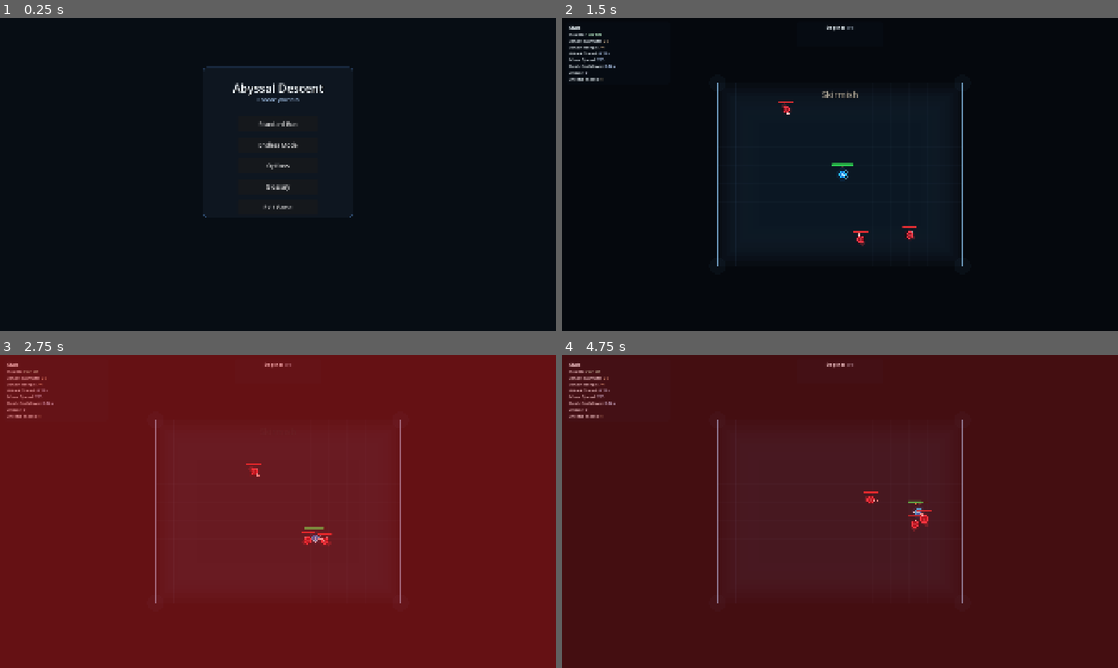
Above: before the commit, frames 1-4 (two rows, left to right).
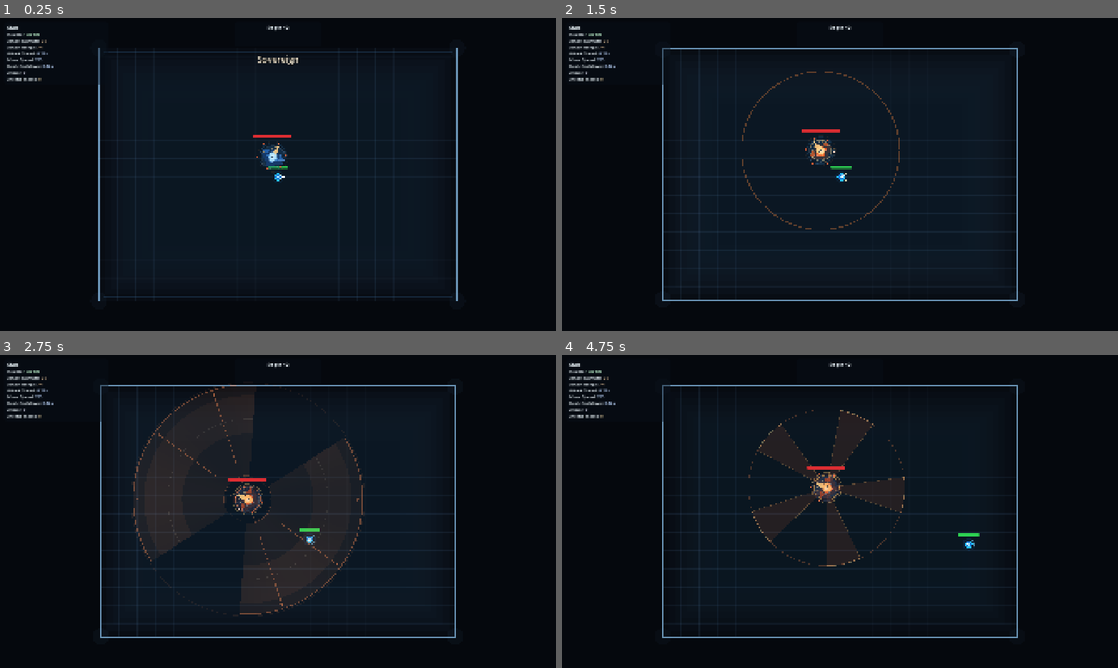
Above: after the commit, the same moments.

Repository: Excellund/AbyssalDescent
Game: Godot game, scene res://scenes/Menu.tscn
Two runs of this game, one before a commit and one after it. Both use one fixed random seed, a clock stepped at 60 frames per second and the inputs below. Sound files missing from this copy of the repository are replaced by a short silence.
Inputs (mouse positions are in pixels of both pictures, inside the frame that each line leads up to):
- Up to frame 1 (0.25 s): no input
- Up to frame 2 (1.5 s): click (840, 146) at 0.5 s, where only the run before the commit has a clickable "Endless Mode"; move the mouse to (962, 158) at 1.27 s; hold D (move_right) from 1.28 s (still down); click (962, 158) at 1.35 s
- Up to frame 3 (2.75 s): move the mouse to (166, 527) at 2.02 s; release D (move_right) at 2.03 s; hold S (move_down) from 2.03 s (still down); click (166, 527) at 2.1 s
- Up to frame 4 (4.75 s): move the mouse to (895, 442) at 2.77 s; release S (move_down) at 2.78 s; hold D (move_right) 2.78-3.53 s; tap Space (dash) at 2.85 s; click (895, 442) at 3.05 s; move the mouse to (812, 574) at 3.52 s; hold W (move_up) 3.53-4.28 s; tap E (interact) at 3.6 s; click (812, 574) at 3.8 s; move the mouse to (1006, 558) at 4.27 s; hold A (move_left) from 4.28 s (still down); click (1006, 558) at 4.35 s

The runs differ from the first frame. In frame 1, 4.7% of the frame differs, in the area x 1-83%, y 2-91%; in frame 2, 4.4%; in frame 3, 100%, in the area x 0-100%, y 0-100%; in frame 4, 100%.

Commit message:
Add delayed polar-shift pull damage and indicator

Diff:
--- a/scenes/Main.tscn
+++ b/scenes/Main.tscn
@@ -11,5 +11,6 @@
 boss_room_music = ExtResource("3_vcsgt")
 music_volume_db = -50.0
 debug_start_power_ids = PackedStringArray("razor_wind", "execution_edge")
+debug_start_encounter = 11
 
 [node name="Player" parent="." unique_id=1831438957 instance=ExtResource("1_elqb8")]
--- a/scripts/enemy_boss_2.gd
+++ b/scripts/enemy_boss_2.gd
@@ -18,7 +18,7 @@
 @export var acceleration: float = 980.0
 @export var deceleration: float = 1380.0
 @export var preferred_distance: float = 260.0
-@export var action_cooldown: float = 0.6
+@export var action_cooldown: float = 0.52
 
 @export var prism_windup: float = 0.95
 @export var prism_radius: float = 300.0
@@ -59,8 +59,12 @@
 @export var polar_shift_counter_force_mult: float = 0.56
 @export var polar_shift_anchor_radius: float = 92.0
 @export var polar_shift_anchor_force_mult: float = 0.0
-
-@export var recover_time: float = 0.48
+@export var polar_shift_pull_inner_radius: float = 160.0
+@export var polar_shift_pull_inner_damage: int = 28
+@export var polar_shift_pull_inner_delay: float = 0.32
+@export var polar_shift_pull_afterglow_duration: float = 0.42
+
+@export var recover_time: float = 0.42
 @export var arena_size: Vector2 = Vector2(1360.0, 960.0)
 @export var edge_soft_margin: float = 180.0
 @export var edge_hard_margin: float = 112.0
@@ -93,6 +97,10 @@
 var impact_burst_time_left: float = 0.0
 var impact_burst_duration: float = 0.2
 var last_attack_for_fx: int = ATTACK_PRISM
+var _polar_shift_pull_damage_pending: bool = false
+var _polar_shift_pull_damage_delay_left: float = 0.0
+var _polar_shift_pull_damage_just_started: bool = false
+var _polar_shift_pull_afterglow_left: float = 0.0
 
 func _ready() -> void:
 	max_health = boss_max_health
@@ -126,8 +134,59 @@
 
 	attack_afterglow_time_left = maxf(0.0, attack_afterglow_time_left - delta)
 	impact_burst_time_left = maxf(0.0, impact_burst_time_left - delta)
+	_polar_shift_pull_afterglow_left = maxf(0.0, _polar_shift_pull_afterglow_left - delta)
+	_process_polar_shift_pull_punish(delta)
 
 	queue_redraw()
+
+func _process_polar_shift_pull_punish(delta: float) -> void:
+	if not _polar_shift_pull_damage_pending:
+		return
+	if _polar_shift_pull_damage_just_started:
+		_polar_shift_pull_damage_just_started = false
+		return
+	_polar_shift_pull_damage_delay_left = maxf(0.0, _polar_shift_pull_damage_delay_left - delta)
+	if _polar_shift_pull_damage_delay_left > 0.0:
+		return
+	_polar_shift_pull_damage_pending = false
+	_polar_shift_pull_afterglow_left = polar_shift_pull_afterglow_duration
+	if not DAMAGEABLE.can_take_damage(target):
+		return
+	if global_position.distance_to(target.global_position) <= polar_shift_pull_inner_radius:
+		DAMAGEABLE.apply_damage(target, polar_shift_pull_inner_damage)
+
+func _draw_polar_shift_pull_delayed_indicator() -> void:
+	if not _polar_shift_pull_damage_pending and _polar_shift_pull_afterglow_left <= 0.0:
+		return
+	var delay_total := maxf(0.001, polar_shift_pull_inner_delay)
+	var radius := polar_shift_pull_inner_radius
+	if _polar_shift_pull_damage_pending:
+		var remaining_t := clampf(_polar_shift_pull_damage_delay_left / delay_total, 0.0, 1.0)
+		var progress := 1.0 - remaining_t
+		var pulse := 0.5 + 0.5 * sin(float(Time.get_ticks_msec()) * 0.022)
+		var base_alpha := 0.1 + progress * 0.18 + pulse * 0.05
+		var ring_alpha := 0.32 + progress * 0.58
+
+		# Persistent danger area while the delayed hit is armed.
+		draw_circle(Vector2.ZERO, radius, Color(1.0, 0.34, 0.2, base_alpha))
+		draw_arc(Vector2.ZERO, radius, 0.0, TAU, 72, Color(1.0, 0.5, 0.3, ring_alpha), 3.2)
+
+		# Countdown sweep that fills toward the damage moment.
+		var sweep_start := -PI * 0.5
+		var sweep_end := sweep_start + TAU * progress
+		draw_arc(Vector2.ZERO, radius + 7.0, sweep_start, sweep_end, 56, Color(1.0, 0.92, 0.64, 0.78), 4.0)
+
+		# Clock hand marker for quick read of time-to-hit.
+		var marker := Vector2.RIGHT.rotated(sweep_end) * (radius + 7.0)
+		draw_circle(marker, 3.2, Color(1.0, 0.95, 0.76, 0.9))
+		return
+
+	# Afterglow lingers briefly after the hit resolves.
+	var glow_t := clampf(_polar_shift_pull_afterglow_left / maxf(0.001, polar_shift_pull_afterglow_duration), 0.0, 1.0)
+	var expanded_radius := radius + (1.0 - glow_t) * 16.0
+	draw_circle(Vector2.ZERO, radius, Color(1.0, 0.36, 0.22, 0.08 * glow_t))
+	draw_arc(Vector2.ZERO, expanded_radius, 0.0, TAU, 72, Color(1.0, 0.58, 0.36, 0.62 * glow_t), 3.4)
+	draw_arc(Vector2.ZERO, expanded_radius + 6.0, 0.0, TAU, 72, Color(1.0, 0.9, 0.7, 0.26 * glow_t), 1.8)
 
 func _process_stalk_state(delta: float) -> void:
 	var to_target := target.global_position - global_position
@@ -259,6 +318,15 @@
 
 	boss_state = STATE_WINDUP
 	state_time_left = _get_windup_time(active_attack)
+	if active_attack == ATTACK_POLAR_SHIFT and _polar_shift_is_pull:
+		_polar_shift_pull_damage_pending = true
+		_polar_shift_pull_damage_delay_left = state_time_left + polar_shift_pull_inner_delay
+		_polar_shift_pull_damage_just_started = true
+		_polar_shift_pull_afterglow_left = 0.0
+	else:
+		_polar_shift_pull_damage_pending = false
+		_polar_shift_pull_damage_delay_left = 0.0
+		_polar_shift_pull_damage_just_started = false
 	telegraph_alpha = 0.0
 	_echo_dash_hits.clear()
 	_echo_dash_remaining = 0
@@ -700,6 +768,7 @@
 	_draw_slow_indicator(body_radius)
 	_draw_attack_afterglow(facing)
 	_draw_attack_impact_burst(facing)
+	_draw_polar_shift_pull_delayed_indicator()
 
 	_draw_orbital_satellites()
 
